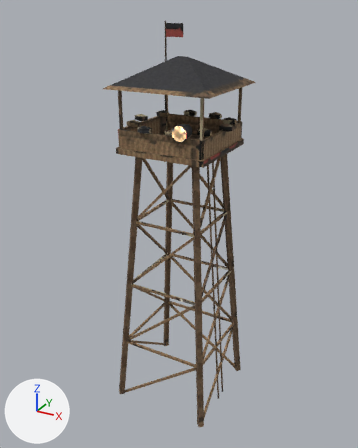
The FBX model Content/Assets/Locations/Desert/SM_GuardTower.fbx: old version first, new version second.
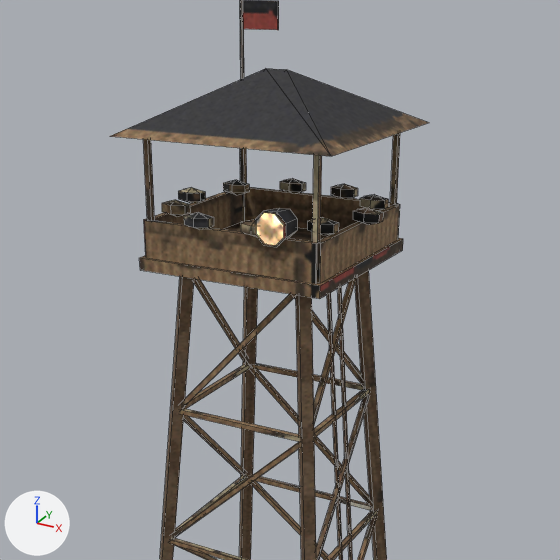
The first picture shows the older version from a camera (50 mm lens) standing at (15.78, -29.13, 28.91) and looking at (-0.26, 0.04, 14.33). The close-ups show the older and then the newer version on the part from 13% to 89% of the width and 5% to 66% of the height of that picture. Only the edits that show in the close-ups are written down. Every picture has the same lights, and +X, +Y and +Z are marked at lower left. The close-ups show mesh edges as thin lines. Objects named as collision shapes, trigger or cutter boxes, shadow casters or lower levels of detail are left out.

Script lines for the objects in view, before the commit:
```python
me_sm_guardtower = bpy.data.meshes.new('SM_GuardTower')
me_sm_guardtower.from_pydata(...)  # 574 vertices, 504 faces; spans x -3.9..3.9, y -3.9..3.9, z -0.1..28.0
# faces by material slot: [494, 10]
me_sm_guardtower.materials.append(mat_m_desert_guardtower)  # picture img_t_desert_guardtower_png
me_sm_guardtower.materials.append(mat_m_desert_guardtower_glow)
ob_sm_guardtower = bpy.data.objects.new('SM_GuardTower', me_sm_guardtower)
ob_sm_guardtower.location = (0.0, 0.0, 0.0)
```
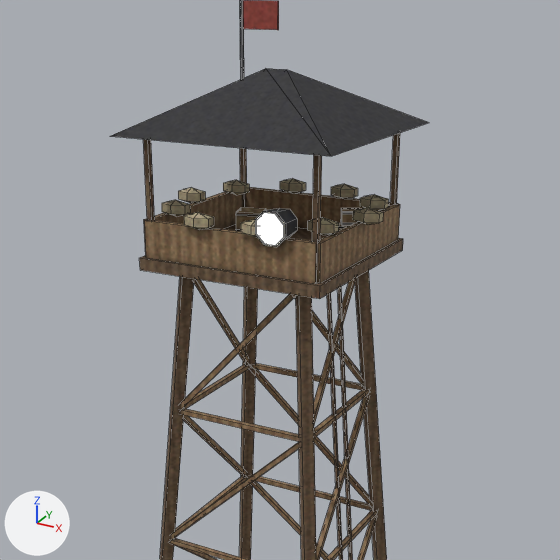
Pixel boxes [x1, y1, x2, y2] of what changed, in the close-ups (560 x 560 px):
```json
{"part": 1, "of": "me_sm_guardtower", "change": "added", "after": [236, 214, 259, 216]}
{"part": 2, "of": "me_sm_guardtower", "change": "added", "after": [236, 207, 360, 229], "on screen": "brown"}
{"part": 3, "of": "me_sm_guardtower", "change": "surface changed", "before": [112, 0, 429, 560], "after": [112, 0, 429, 560]}
```

Scene script edits in JSON lines:
```json
{"block": "me_sm_guardtower", "where": "# used by ob_sm_guardtower; location = (0.0, 0.0, 0.0)"}
{"op": "remove", "block": "me_sm_guardtower", "code": "me_sm_guardtower.from_pydata(...)  # 574 vertices, 504 faces; spans x -3.9..3.9, y -3.9..3.9, z -0.1..28.0"}
{"op": "add", "block": "me_sm_guardtower", "code": "me_sm_guardtower.from_pydata(...)  # 646 vertices, 558 faces; spans x -3.9..3.9, y -3.9..3.9, z -0.1..28.0"}
{"block": "me_sm_guardtower", "change": "me_sm_guardtower part 1: the loose piece of 8 vertices spanning x -3.2..3.2, y -3.2..3.2, z 20.0..20.4 is copied, and the copy is turned 17.2 degrees about the z axis through its middle and scaled by 0.133, then moved by (-1.9, 1.7, 0.8); it spans x -2.5..-1.3, y 1.2..2.2, z 21.0..21.1"}
{"block": "me_sm_guardtower", "change": "me_sm_guardtower part 2"}
{"block": "me_sm_guardtower", "change": "16 vertices are added at x -2.4..2.2, y 1.2..2.2, z 20.4..21.5"}
{"block": "me_sm_guardtower", "change": "12 new faces join them, mat_m_desert_guardtower (picture img_t_desert_guardtower_png)"}
{"block": "me_sm_guardtower", "change": "me_sm_guardtower part 3: 484 kept faces spanning x -3.9..3.9, y -3.9..3.9, z -0.1..28.0 get new texture (UV) coordinates"}
{"block": "me_sm_guardtower", "change": "other edits to the shape of me_sm_guardtower do not show in these pictures"}
```
